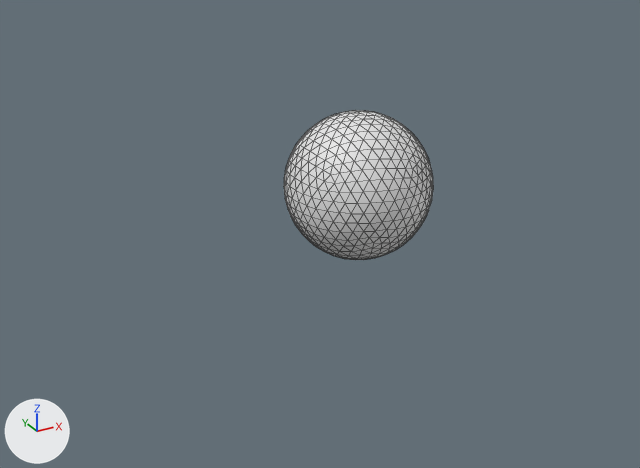
One commit to the Blender file Assets/Models/fruit1.blend: the scene before it, then after it.
Rendered twice from a camera (50 mm lens) standing at (-5.84, -9.56, 4.19) and looking at (-0.48, 0.2, -0.69). The lights are fixed; the arrows at lower left show +X, +Y and +Z. Mesh edges are drawn as thin lines.
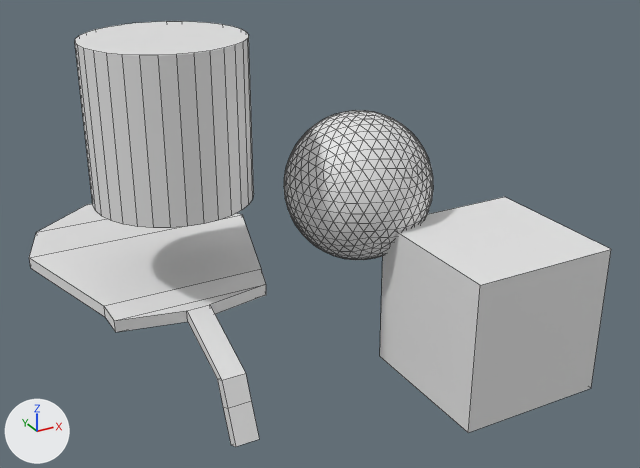
What differs and where, as boxes (x1, y1, x2, y2) in the pictures (640 x 468 px):
```json
{"object": "Cube", "change": "added", "after": [380, 197, 611, 433]}
{"object": "Cylinder", "change": "added", "after": [75, 21, 254, 228]}
{"object": "Cube.001", "change": "added", "after": [29, 204, 266, 447]}
```

Scene script edits in JSON lines:
```json
{"op": "add", "block": "me_cube", "code": ["me_cube = bpy.data.meshes.new('Cube')", "me_cube.from_pydata(...)  # a box spanning x -1.0..1.0, y -1.0..1.0, z -1.0..1.0"]}
{"op": "add", "block": "me_cylinder", "code": ["me_cylinder = bpy.data.meshes.new('Cylinder')", "me_cylinder.from_pydata(...)  # a 32-sided cylinder along z spanning x -1.0..1.0, y -1.0..1.0, z 0.0..2.0"]}
{"op": "add", "block": "me_cube_001", "code": ["me_cube_001 = bpy.data.meshes.new('Cube.001')", "me_cube_001.from_pydata(...)  # 36 vertices, 34 faces; spans x -1.55..1.55, y -3.48..2.55, z -1.11..0.23"]}
{"op": "add", "block": "ob_cube", "code": ["ob_cube = bpy.data.objects.new('Cube', me_cube)", "ob_cube.location = (1.01, -1.64, -1.32)"]}
{"op": "add", "block": "ob_cylinder", "code": ["ob_cylinder = bpy.data.objects.new('Cylinder', me_cylinder)", "ob_cylinder.location = (-2.42, 0.47, 0.13)"]}
{"op": "add", "block": "ob_cube_001", "code": ["ob_cube_001 = bpy.data.objects.new('Cube.001', me_cube_001)", "ob_cube_001.location = (-2.52, 1.7, -1.08)"]}
```
